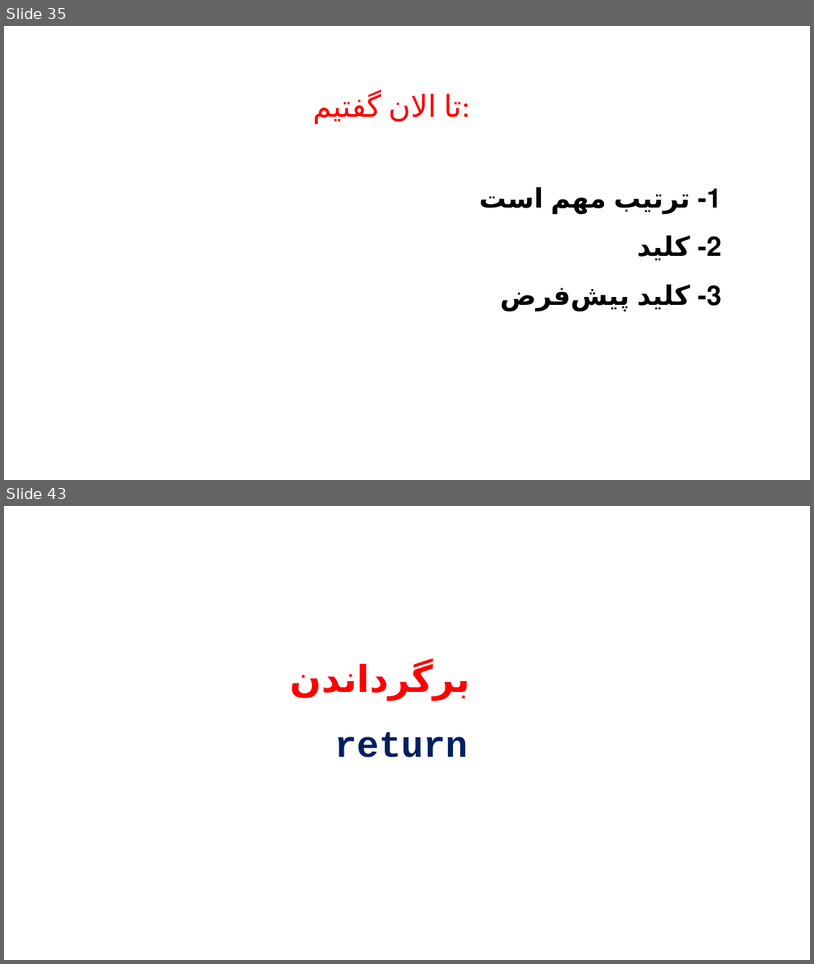
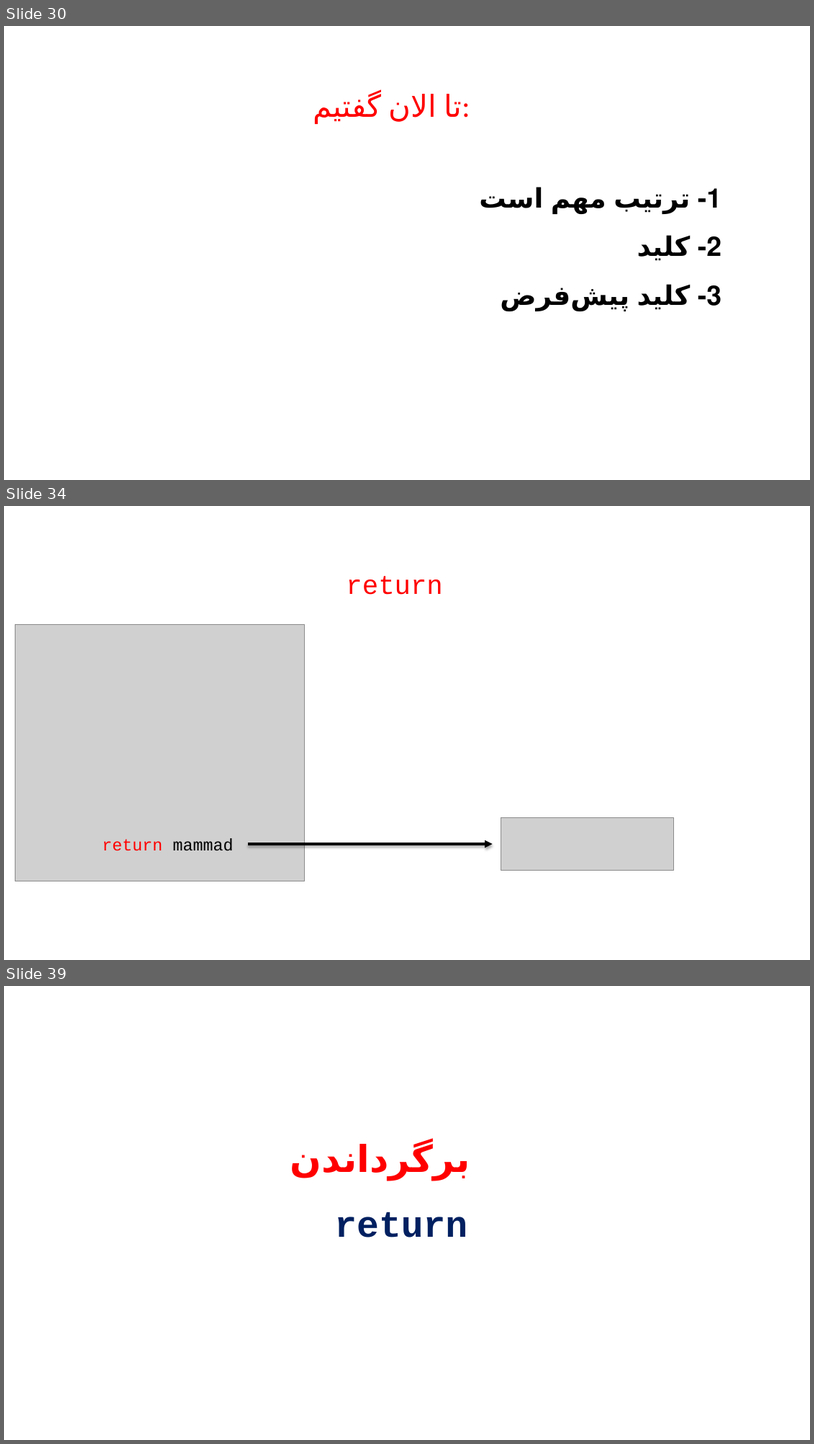
Before and after one commit to mmaleki92/python_teaching, a slide deck: functions/functions_more.pptx. Shown one above the other, each under a label of ours: slides 35 and 43 before the commit, slides 30, 34 and 39 after it; the slides between them are not shown. The pictures are 814x964 and 814x1444 pixels, drawn with LibreOffice and Linux fonts; fonts in the diff are those of the drawing; grey boxes stand for pictures. Boxes give left, top, right and bottom in pixels: in the first picture for what was removed or moved away, otherwise in the second. Text is boxed around its words. In the diff, an @@ line names an element or a change of style, - is before the commit and + after.

```diff
--- a/functions/functions_more.pptx
+++ b/functions/functions_more.pptx
@@ slide 34 added at bbox=[4, 506, 810, 960], background #FFFFFF @@
@@ text added at bbox=[346, 576, 442, 595], 32 pt, text #FF0000 @@
+return
@@ picture added at bbox=[15, 624, 305, 881] @@
@@ picture added at bbox=[502, 818, 674, 870] @@
@@ text added at bbox=[102, 838, 234, 851], 20 pt, text #FF0000 @@
+return mammad
@@ arrow added from (248, 844) to (493, 844), #000000 3 pt @@
@@ what was slide 35 is now slide 30 @@
@@ what was slide 43 is now slide 39 @@
```
Also in this commit, not shown: 10 slides changed, 13 other slides added, 8 slides removed, 3 other files.
